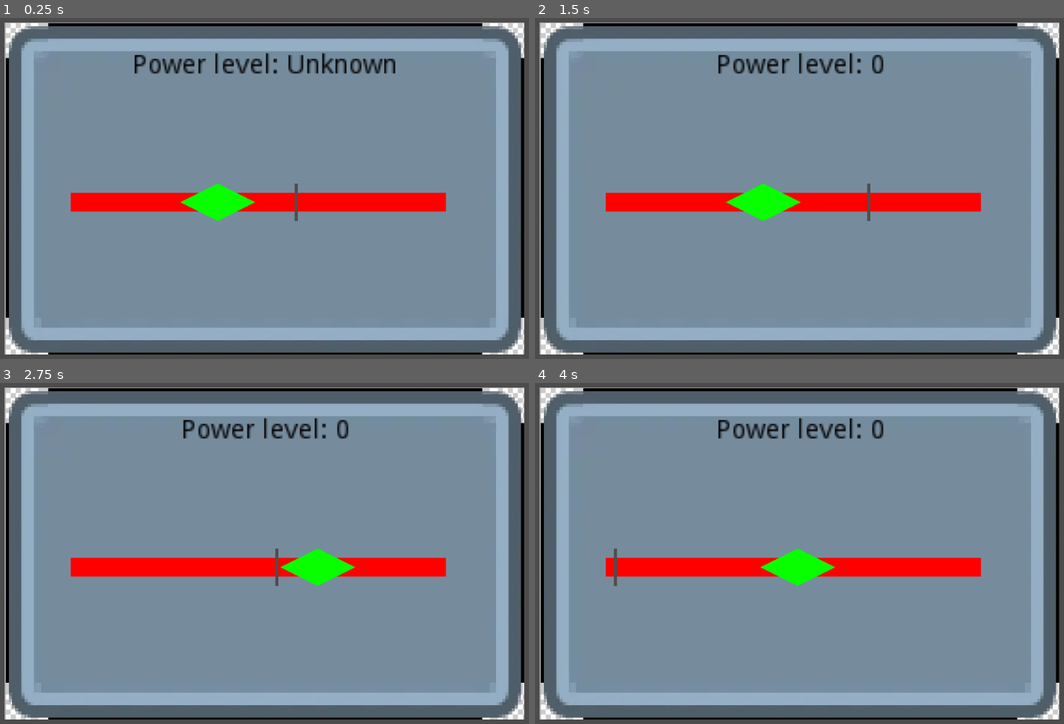
Above: before the commit, frames 1-4 (two rows, left to right).
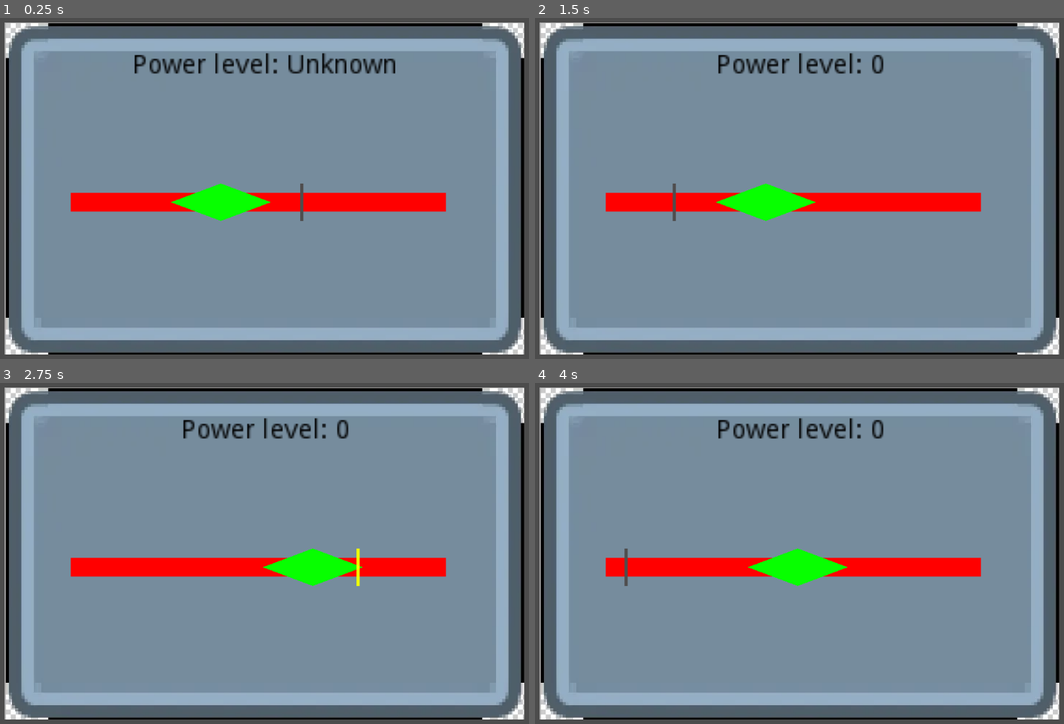
Above: after the commit, the same moments.

Repository: feyrkh/game-jam
Game: Godot game, scene res://props/powerStation/PowerStationControlPanel.tscn
The game is run twice, just before and just after one commit, with the same random seed, the same clock (stepped at 60 frames per second) and the same inputs. This scene is started directly instead of the project's main scene.
Inputs:
- Up to frame 1 (0.25 s): no input
- Up to frame 2 (1.5 s): tap Enter (ui_accept) at 0.5, 0.77 s; hold Right (ui_right) 0.53-1.28 s; hold Down (ui_down) from 1.28 s (still down)
- Up to frame 3 (2.75 s): tap Enter (ui_accept) at 1.52, 2 s; release Down (ui_down) at 2.03 s; hold Right (ui_right) from 2.03 s (still down)
- Up to frame 4 (4 s): release Right (ui_right) at 2.78 s; hold Up (ui_up) 2.78-3.53 s; tap Enter (ui_accept) at 3.02, 3.77 s; hold Left (ui_left) from 3.53 s (still down)

The runs differ from the first frame. In frame 1, 0.5% of the frame differs, in the area x 32-58%, y 48-60%; in frame 2, 0.5%; in frame 3, 0.5%; in frame 4, 0.5%.

Commit message:
messing around with minigame settings

Diff:
--- a/01_space_horror/props/powerStation/minigame/SimpleLineGame.tscn
+++ b/01_space_horror/props/powerStation/minigame/SimpleLineGame.tscn
@@ -10,7 +10,8 @@
 __meta__ = {
 "_edit_lock_": true
 }
-minSecondsPerBounce = 0.75
+minSecondsPerBounce = 2.0
+successWidth = 80
 successLineMaxPercentOffsetFromCenter = 45
 markerInZoneColor = Color( 0.945098, 1, 0, 1 )
 markerOutOfZoneColor = Color( 0.313726, 0.305882, 0.305882, 1 )
